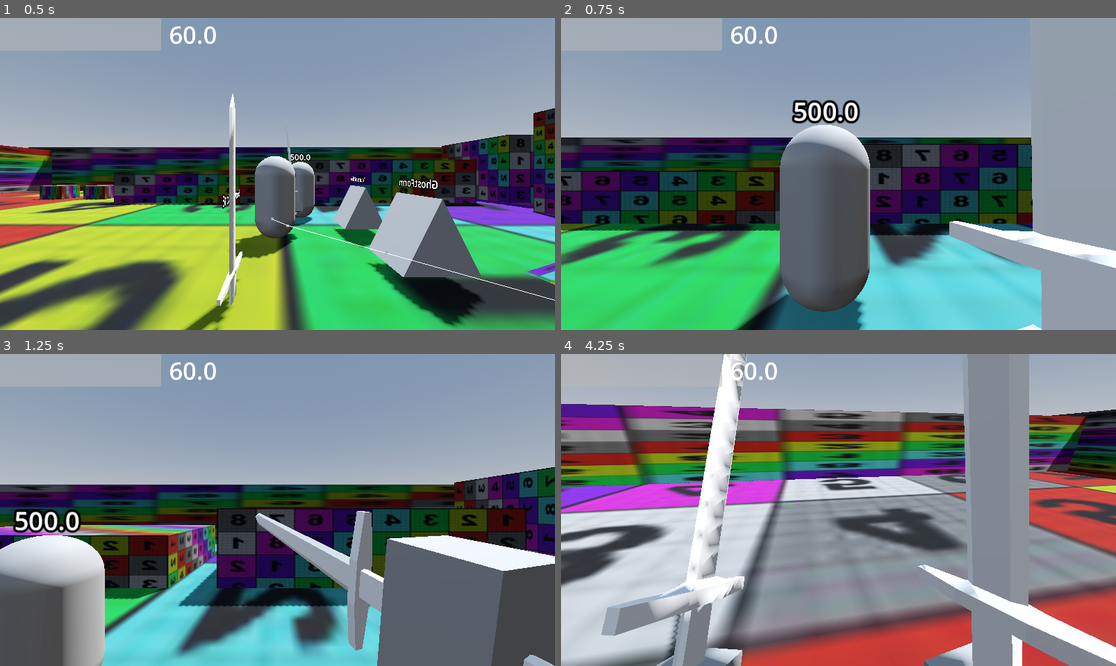
Above: before the commit, frames 1-4 (two rows, left to right).
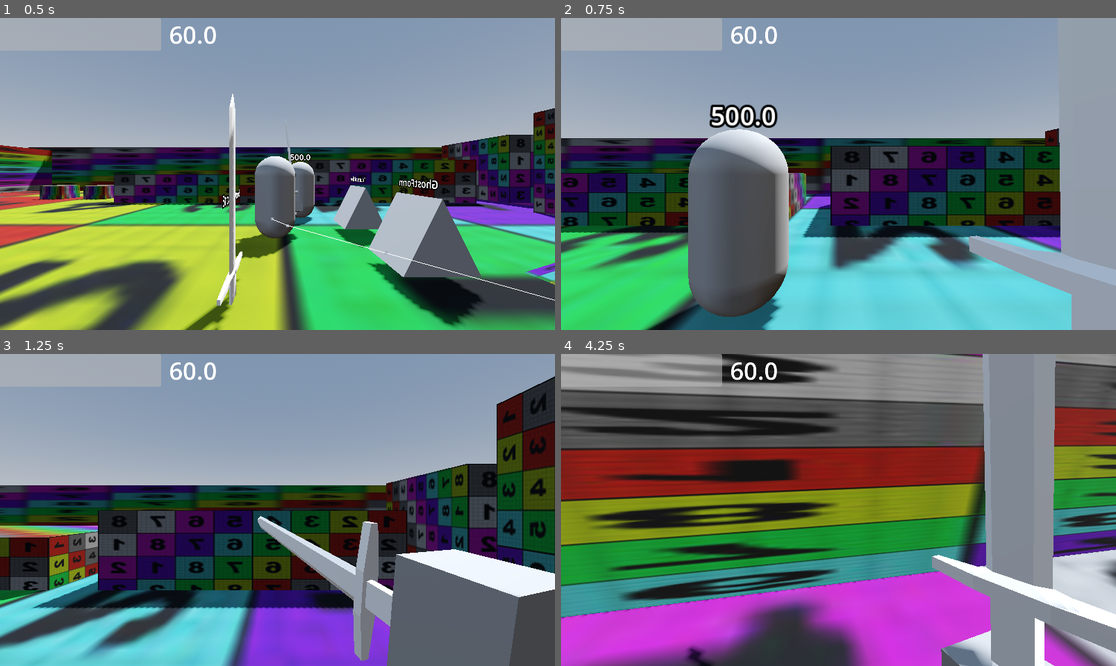
Above: after the commit, the same moments.

Repository: SamTheSagace/DonjonCrawler
Game: Godot game, scene res://scenes/game.tscn
The game is run twice, just before and just after one commit, with the same random seed, the same clock (stepped at 60 frames per second) and the same inputs.
Inputs (mouse positions are in pixels of both pictures, inside the frame that each line leads up to):
- Up to frame 1 (0.5 s): no input
- Up to frame 2 (0.75 s): tap Enter at 0.5 s; move the mouse to (960, 158) at 0.52 s; hold Right (right) from 0.53 s (still down); tap Middle mouse button (camera) at 0.6 s; click (960, 158) at 0.67 s
- Up to frame 3 (1.25 s): keep holding Right (right); tap Space (jump) at 0.77 s
- Up to frame 4 (4.25 s): move the mouse to (810, 510) at 1.27 s; release Right (right) at 1.28 s; hold W (forward) from 1.28 s (still down); click (810, 510) at 1.35 s; tap Space (jump) at 1.52, 3.02, 3.77 s; move the mouse to (849, 503) at 2.02 s; hold Right mouse button (right_clic) 2.03-2.78 s; move the mouse to (832, 516) at 2.77 s; tap Ctrl (sneak) at 2.85 s; move the mouse to (877, 513) at 3.52 s; hold Alt (sprint) from 3.53 s (still down)

Frame 1 is identical in both runs. In frame 2, 41% of the frame differs, in the area x 0-100%, y 26-100%; in frame 3, 47%; in frame 4, 87%, in the area x 0-100%, y 0-100%.

Commit message:
clean up of ghost arm TO DO :remove player.statemachine.weapon_manager

Diff:
--- a/Components/Characters/player/Player.tscn
+++ b/Components/Characters/player/Player.tscn
@@ -29,10 +29,12 @@
 [sub_resource type="LabelSettings" id="LabelSettings_2g87s"]
 font_size = 83
 
-[node name="Player" type="CharacterBody3D" unique_id=31202077 node_paths=PackedStringArray("skin", "stateMachine", "HEALTH_COMPONENT", "MOVEMENT_COMPONENT", "HITBOX")]
+[node name="Player" type="CharacterBody3D" unique_id=31202077 node_paths=PackedStringArray("skin", "WEAPON_MANAGER", "stateMachine", "HEALTH_COMPONENT", "MOVEMENT_COMPONENT", "HITBOX")]
 script = ExtResource("1_2h2ij")
 skin = NodePath("WorldModel/body/BodySkin")
+WEAPON_MANAGER = NodePath("WeaponManager")
 stateMachine = NodePath("StateMachineCombat")
+SPEED = 10.0
 HEALTH_COMPONENT = NodePath("HealthComponent")
 MOVEMENT_COMPONENT = NodePath("Movement")
 HITBOX = NodePath("HitboxComponent")
--- a/Components/Characters/player/player.gd
+++ b/Components/Characters/player/player.gd
@@ -3,6 +3,7 @@
 
 @export var sensitivity: float = 5.0
 @export var skin: SkinContent
+@export var WEAPON_MANAGER: WeaponManager
 @export var stateMachine: StateMachineCombat
 @onready var head = $Head
 @onready var spring_arm = $Head/SpringArm3D
@@ -20,6 +21,7 @@
 func _ready():
 	whoami = "Player"
 	super._ready()
+	assert(stateMachine !=null && WEAPON_MANAGER != null)
 	spring_arm.spring_length = SPRING_LENGTH_2
 	_set_layers()
 
--- a/Components/Objects/Upgrades/GhostArm/GhostArm.tscn
+++ b/Components/Objects/Upgrades/GhostArm/GhostArm.tscn
@@ -10,8 +10,9 @@
 [sub_resource type="SphereShape3D" id="SphereShape3D_is7yy"]
 radius = 0.20990731
 
-[node name="GhostArm" type="CharacterBody3D" unique_id=1580302188]
+[node name="GhostArm" type="CharacterBody3D" unique_id=1580302188 node_paths=PackedStringArray("ghostWeaponManager")]
 script = ExtResource("1_34j08")
+ghostWeaponManager = NodePath("WeaponManager")
 
 [node name="WeaponManager" parent="." unique_id=99890068 node_paths=PackedStringArray("hand_anim", "CHARACTER") instance=ExtResource("1_1ujru")]
 hand_anim = NodePath("../arm/HandAnimation")
--- a/Components/Objects/Upgrades/GhostArm/ghost_arm.gd
+++ b/Components/Objects/Upgrades/GhostArm/ghost_arm.gd
@@ -2,7 +2,7 @@
 class_name GhostArm
 
 var time_in_seconds = .1
-var ghostWeaponManager : WeaponManager
+@export var ghostWeaponManager : WeaponManager
 
 func _ready():
 	assert(ghostWeaponManager != null)
--- a/Components/Objects/Upgrades/GhostArm/ghostarm_upgrade.gd
+++ b/Components/Objects/Upgrades/GhostArm/ghostarm_upgrade.gd
@@ -6,23 +6,18 @@
 @export var ghostBow: PackedScene
 @export var ghostSpear: PackedScene
 
-
-var ghostWeaponManager: WeaponManager
-
 var ghost: GhostArm
 
+
 func _apply_upgrade(player: Player):
-	var weaponManager = player.stateMachine.WEAPON_MANAGER
+	var player_weapon_manager = player.WEAPON_MANAGER
 	ghost = ghost_arm.instantiate()
-	for child in ghost.get_children():
-		if child is WeaponManager:
-			ghostWeaponManager = child
-	ghost.ghostWeaponManager = ghostWeaponManager
-	weaponManager.attack_started.connect(ghost._on_signal_attack)
-	ghostWeaponManager.weapon_resource = weaponManager.weapon_resource.duplicate(true)
-	ghostWeaponManager.weapon_resource.damage *= 0.5
-	ghostWeaponManager.weapon_resource.knockback = 0
-	if ghostWeaponManager.weapon_resource.weapon_type == WeaponType.List.MELEE:
-		ghostWeaponManager.weapon_resource.world_model = ghostSword
+	assert(ghost is GhostArm)
+	player_weapon_manager.attack_started.connect(ghost._on_signal_attack)
+	ghost.ghostWeaponManager.weapon_resource = player_weapon_manager.weapon_resource.duplicate(true)
+	ghost.ghostWeaponManager.weapon_resource.damage *= 0.5
+	ghost.ghostWeaponManager.weapon_resource.knockback = 0
+	if ghost.ghostWeaponManager.weapon_resource.weapon_type == WeaponType.List.MELEE:
+		ghost.ghostWeaponManager.weapon_resource.world_model = ghostSword
 	player.add_child(ghost)
 	ghost.global_position = player.global_position
--- a/Components/Objects/Upgrades/upgrade_loot.gd
+++ b/Components/Objects/Upgrades/upgrade_loot.gd
@@ -9,7 +9,6 @@
 	%Label3D.text = upgrade.upgrade_name
 	assert(loot_hurtbox != null)
 	loot_hurtbox.loot_hurt.connect(_on_touch_loot)
-	pass # Replace with function body.
 
 
 func _on_touch_loot(character: Player):
--- a/Components/Objects/weapon_manager/Ressources/weapon_loot.gd
+++ b/Components/Objects/weapon_manager/Ressources/weapon_loot.gd
@@ -11,7 +11,6 @@
 	%Label3D.text = weapon_ressource.name
 	loot_hurtbox.loot_hurt.connect(_on_touch_loot)
 	self.add_child(weapon_ressource.world_model.instantiate())
-	pass # Replace with function body.
 
 
 func _on_touch_loot(character: Player):
--- a/scenes/game.tscn
+++ b/scenes/game.tscn
@@ -40,6 +40,7 @@
 
 [node name="Player" parent="." unique_id=791995048 instance=ExtResource("1_m7e2g")]
 transform = Transform3D(1, 0, 0, 0, 1, 0, 0, 0, 1, -17.023846, 0, 2.5623302)
+SPEED = 10.0
 
 [node name="Dummy" parent="." unique_id=1217072217 instance=ExtResource("10_vtaks")]
 transform = Transform3D(1, 0, 0, 0, 1, 0, 0, 0, 1, -16.147276, 0, 0.2617383)
@@ -47,7 +48,6 @@
 [node name="Enemy1" parent="." unique_id=1320624076 node_paths=PackedStringArray("player") instance=ExtResource("7_u5sy4")]
 transform = Transform3D(1, 0, 0, 0, 1, 0, 0, 0, 1, -6.8487144, 0, 14.62233)
 player = NodePath("../Player")
-MAX_HEALTH = 6000
 
 [node name="Upgrade" parent="." unique_id=1110834986 instance=ExtResource("4_lbhrr")]
 transform = Transform3D(1, 0, 0, 0, 1, 0, 0, 0, 1, -14.855737, 0.24022675, 4.467176)
